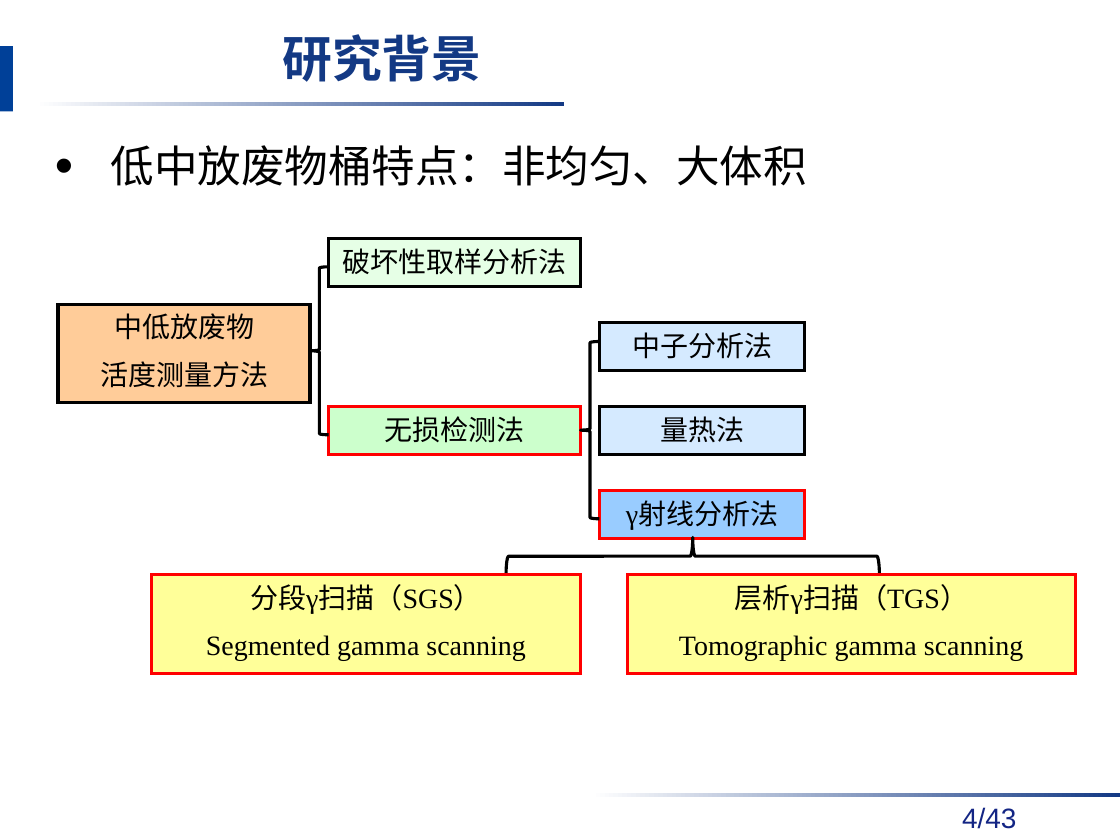
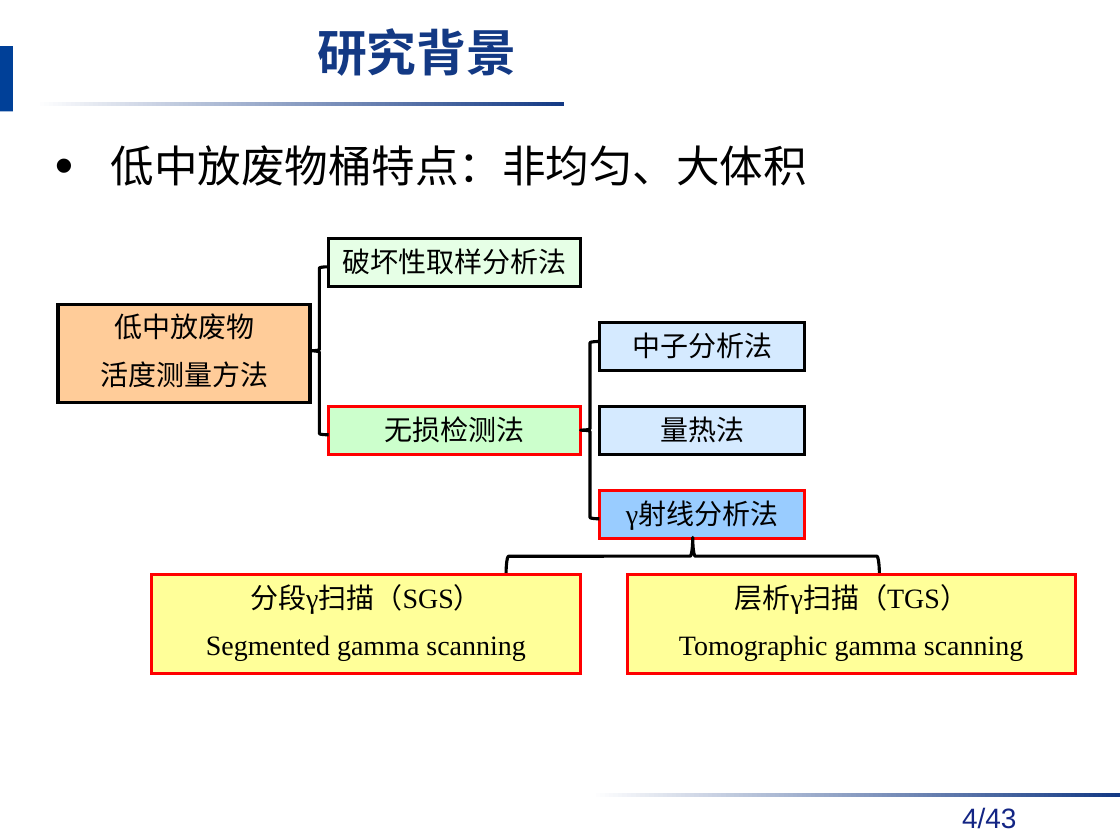
Before and after one commit to danxibao/NDAPapers, a slide deck: slide 4 of 答辩/毕业答辩报告v2-饶开源.pptx. Drawn at 1120x840 pixels with LibreOffice and Linux fonts; fonts in the diff are those of the drawing; background and template pictures are left out. Boxes give left, top, right and bottom in pixels: in the first picture for what was removed or moved away, otherwise in the second. Text is boxed around its words. In the diff, an @@ line names an element or a change of style, - is before the commit and + after.

```diff
--- a/答辩/毕业答辩报告v2-饶开源.pptx
+++ b/答辩/毕业答辩报告v2-饶开源.pptx
@@ title "研究背景" moved from (x1=282, y1=34, x2=481, y2=82) to (x1=317, y1=28, x2=516, y2=76) @@
@@ text in rectangle at (x1=114, y1=313, x2=254, y2=340): text changed @@
-中低放废物
+低中放废物
```
Also in this commit, not shown: 20 other slides changed.
